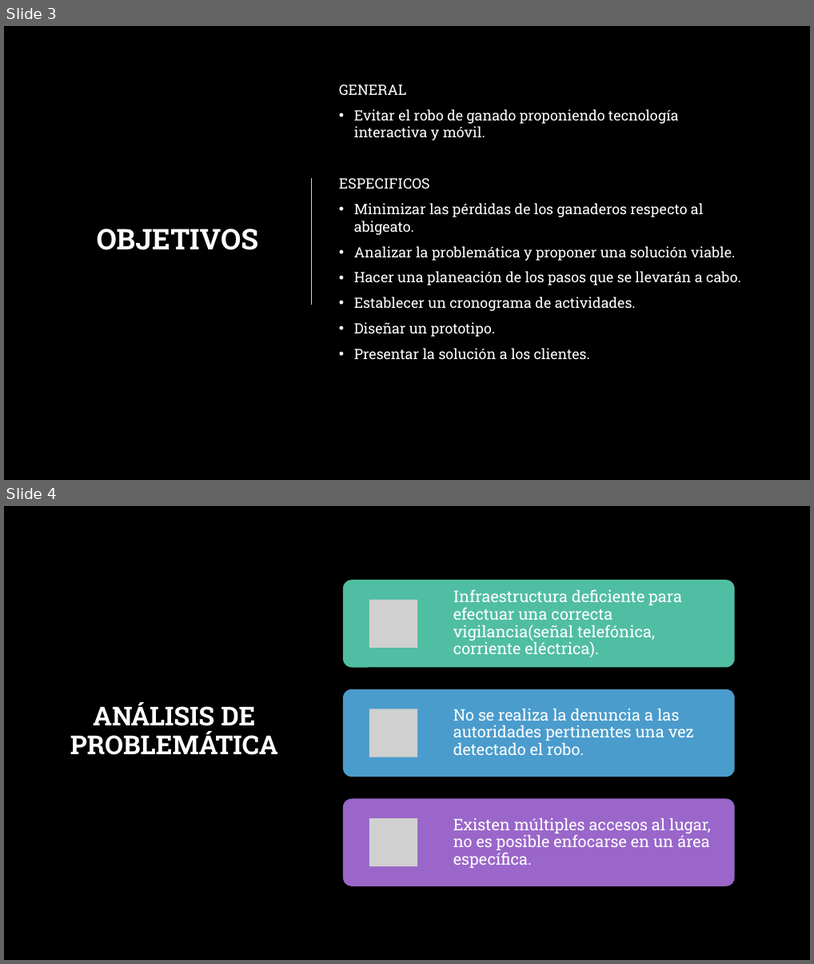
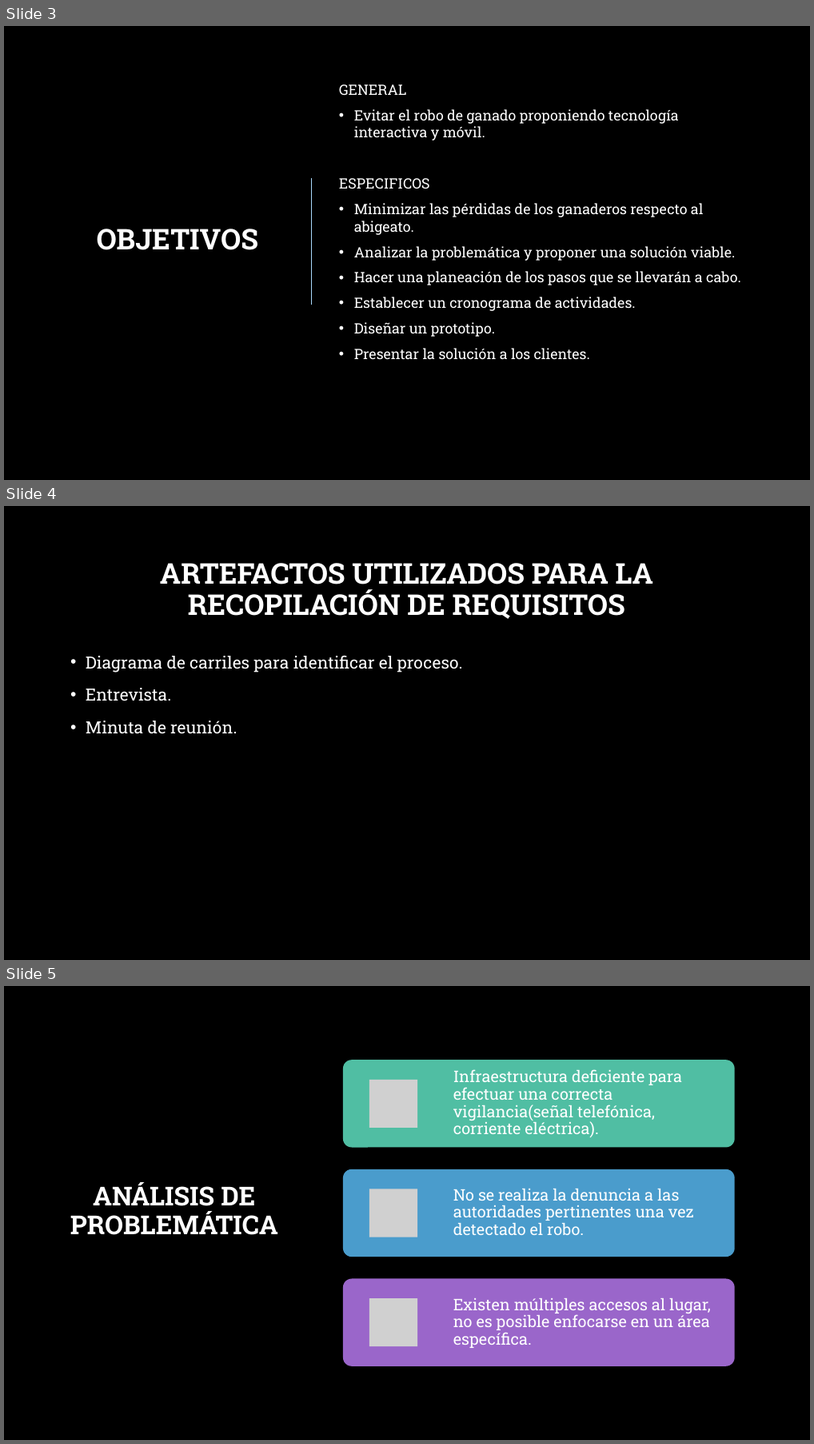
Before and after one commit to ramirogr8801/ganaderia-cultivos, a slide deck: Presentacion 1ra reunion.pptx. Shown one above the other, each under a label of ours: slides 3 and 4 before the commit, slides 3, 4 and 5 after it. The pictures are 814x964 and 814x1444 pixels, drawn with LibreOffice and Linux fonts; fonts in the diff are those of the drawing; grey boxes stand for pictures; background and template pictures are left out. Boxes give left, top, right and bottom in pixels: in the first picture for what was removed or moved away, otherwise in the second. Text is boxed around its words. In the diff, an @@ line names an element or a change of style, - is before the commit and + after.

```diff
--- a/Presentacion 1ra reunion.pptx
+++ b/Presentacion 1ra reunion.pptx
@@ slide 4 added at [4,506,810,960], background picture (left out) @@
@@ title added at [160,563,654,619], 34 pt, text #FFFFFF, bold @@
+ARTEFACTOS UTILIZADOS PARA LA RECOPILACIÓN DE REQUISITOS
@@ text added at [86,655,463,734], 20 pt, text #FFFFFF @@
+• Diagrama de carriles para identificar el proceso.
+• Entrevista.
+• Minuta de reunión.
@@ what was slide 4 is now slide 5 @@
```
Also in this commit, not shown: 1 slide changed.
